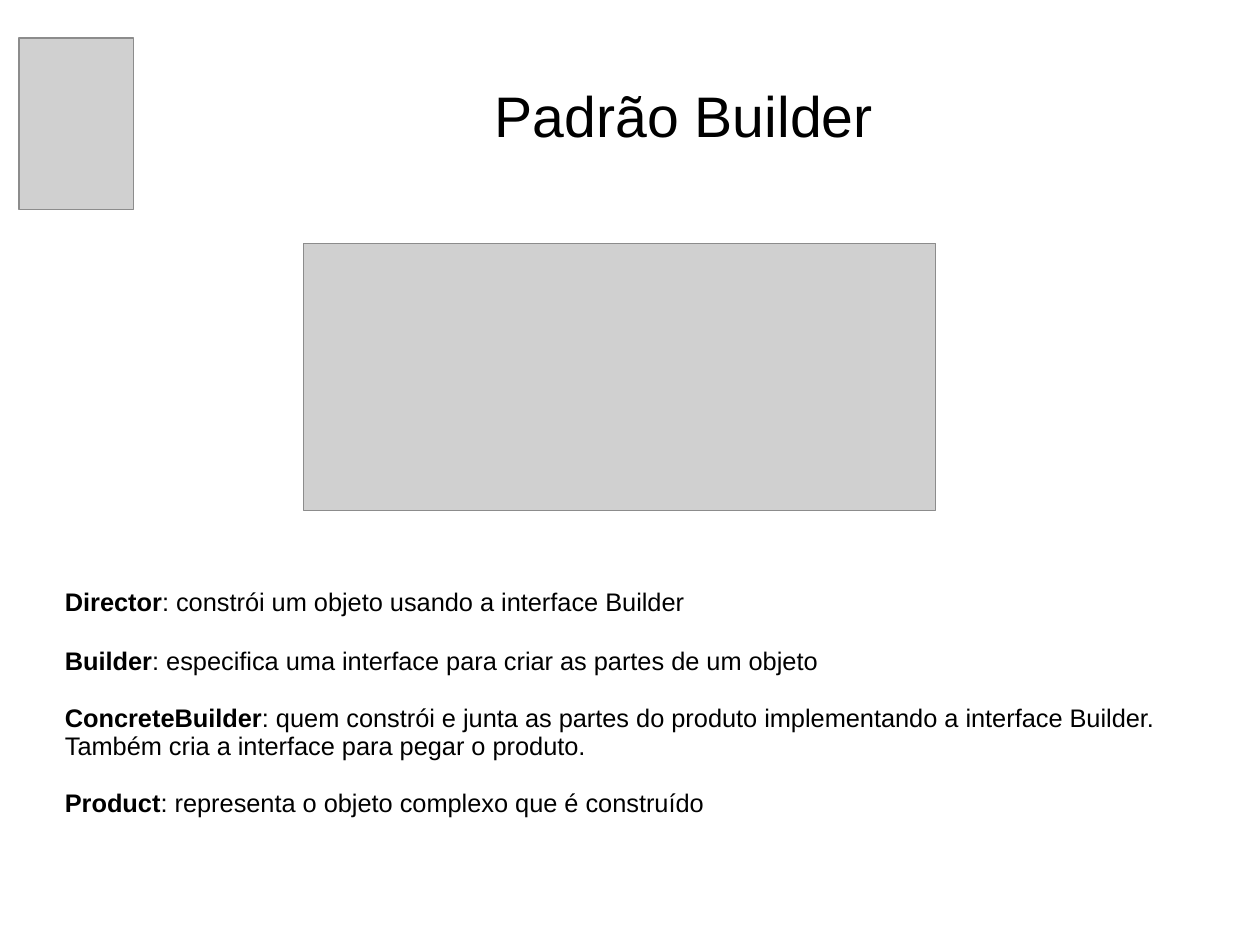
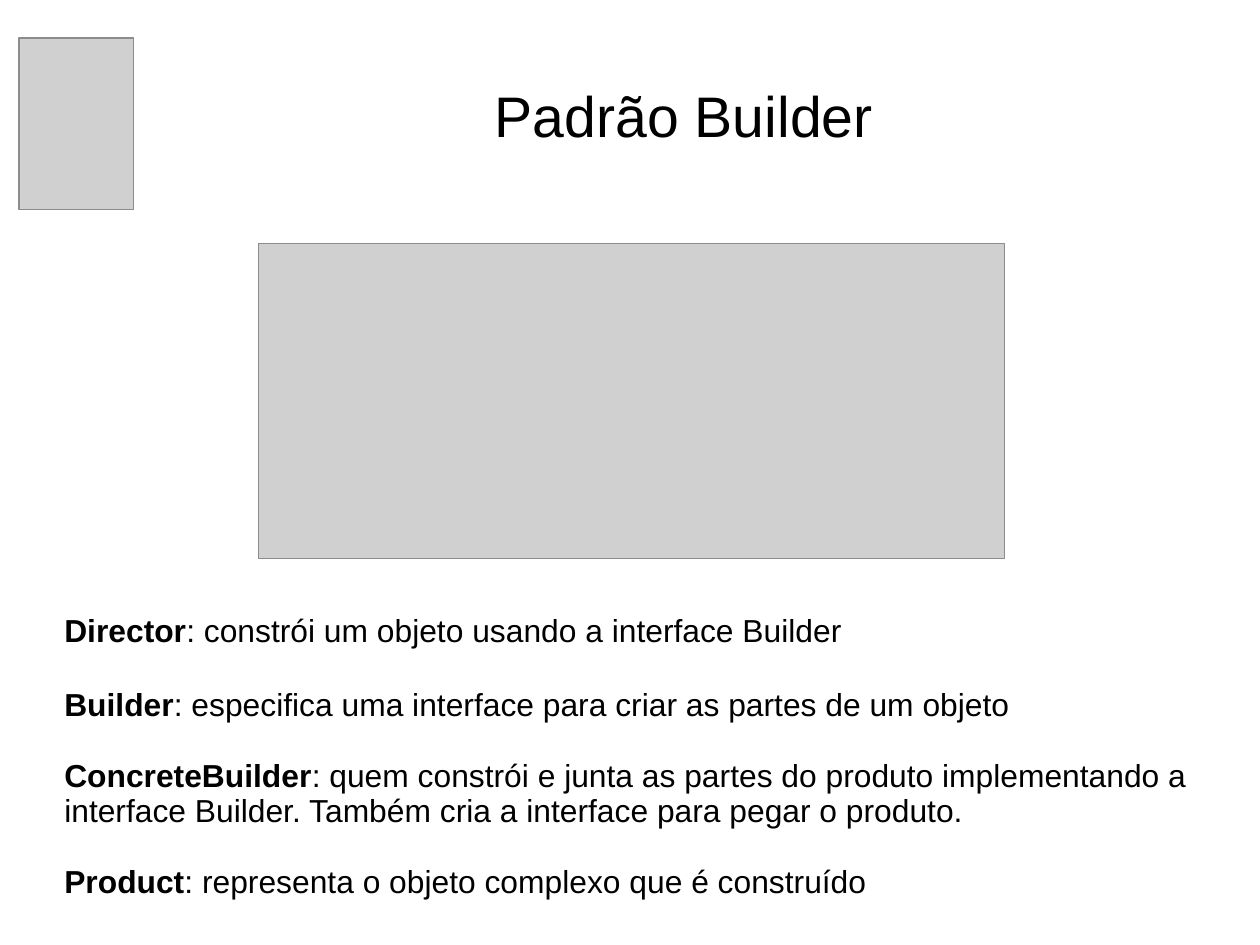
Before and after one commit to andrePfeiffer/Padroes, a slide deck: slide 14 of arquivos/Apresentação PSI.ppt (slide 12 before the commit). Drawn at 1260x945 pixels with LibreOffice and Linux fonts; fonts in the diff are those of the drawing; grey boxes stand for pictures; background and template pictures are left out. Boxes give left, top, right and bottom in pixels: in the first picture for what was removed or moved away, otherwise in the second. Text is boxed around its words. In the diff, an @@ line names an element or a change of style, - is before the commit and + after.

```diff
--- a/arquivos/Apresentação PSI.ppt
+++ b/arquivos/Apresentação PSI.ppt
@@ picture: place and size @@
-picture at [303, 244, 935, 511]
+picture at [258, 244, 1005, 559]
@@ text "Director: constrói um objeto usando ...": place and size @@
-text "Director: constrói um objeto usando ..." at [65, 592, 1154, 817]
+text "Director: constrói um objeto usando ..." at [64, 618, 1186, 899]
@@ text "Director: constrói um objeto usando ..." at [64, 618, 1186, 899]: size 16 to 20 pt @@
```
Also in this commit, not shown: 9 other slides changed, 2 slides added, 4 other files.
